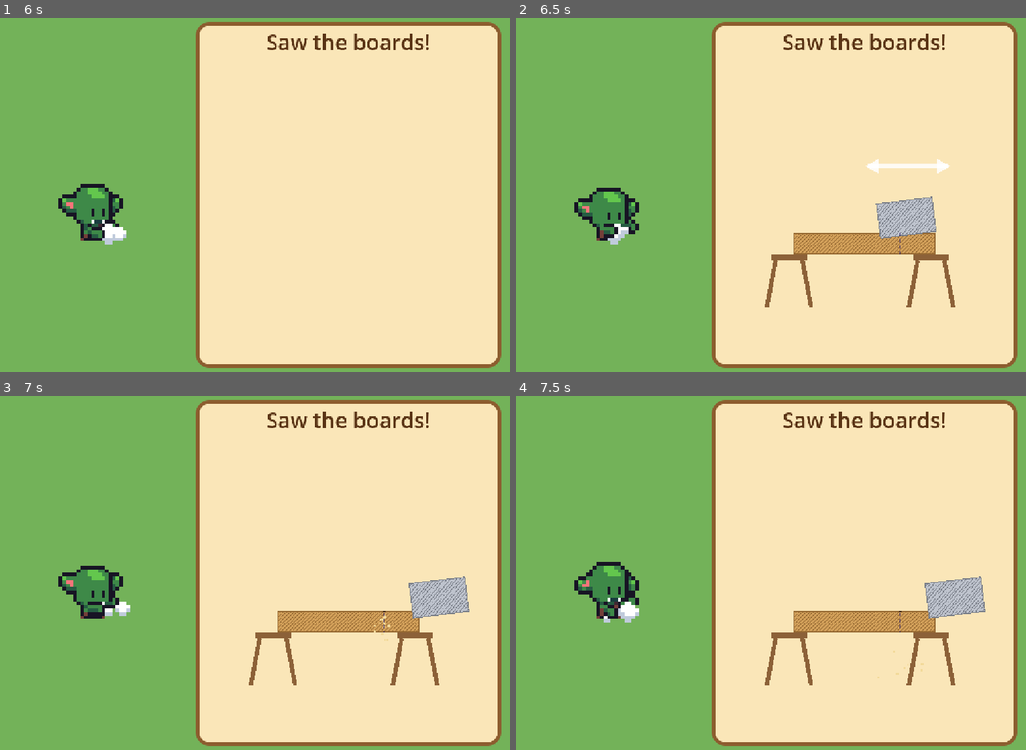
Above: before the commit, frames 1-4 (two rows, left to right).
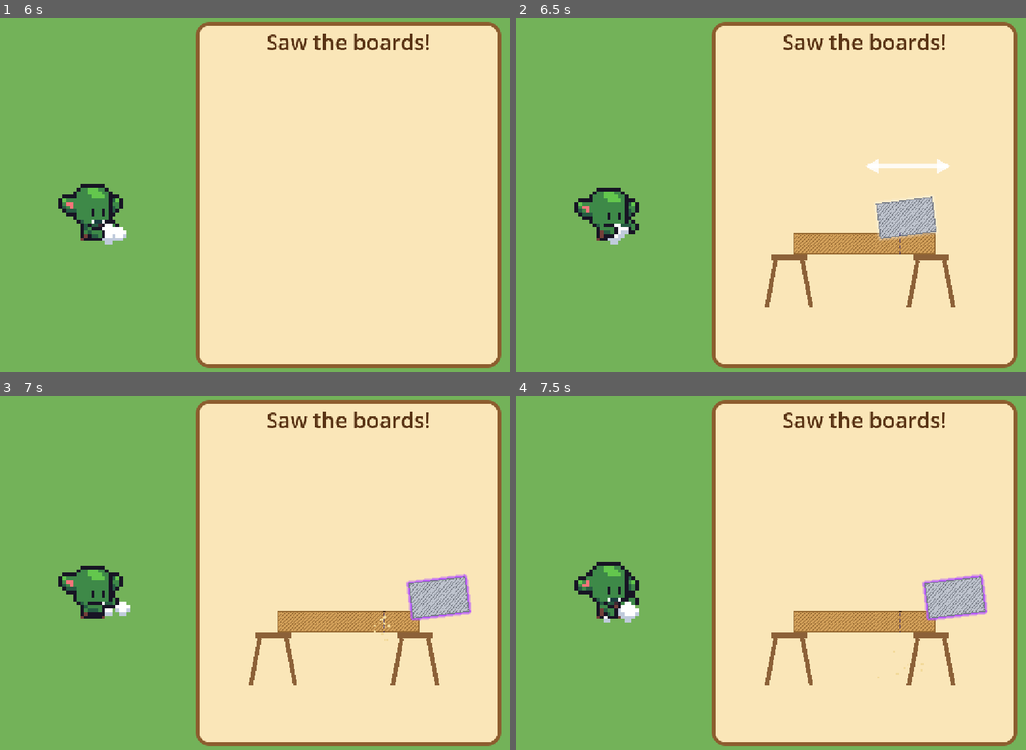
Above: after the commit, the same moments.

Repository: iscdnn/ipad-games
Game: Godot game, scene res://scenes/goblin_fixit/site.tscn
The game is run twice, just before and just after one commit, with the same random seed, the same clock (stepped at 60 frames per second) and the same inputs.
Inputs (mouse positions are in pixels of both pictures, inside the frame that each line leads up to):
- Up to frame 1 (6 s): move the mouse to (362, 177) at 0.52 s; click (362, 177) at 0.67 s; drag from (142, 212) to (224, 269) at 1.27 s; move the mouse to (300, 113) at 2.02 s; click (300, 113) at 2.17 s; drag from (224, 269) to (91, 141) at 2.77 s; move the mouse to (402, 248) at 3.52 s; click (402, 248) at 3.67 s; drag from (91, 141) to (168, 102) at 4.27 s; move the mouse to (275, 195) at 5.02 s; click (275, 195) at 5.17 s; drag from (168, 102) to (142, 212) at 5.77 s
- Up to frame 2 (6.5 s): no input
- Up to frame 3 (7 s): drag from (249, 573) to (300, 491) at 6.52 s
- Up to frame 4 (7.5 s): drag from (658, 590) to (740, 647) at 7.27 s

Frame 1 is identical in both runs. In frame 2, less than 0.1% of the frame differs, in the area x 70-83%, y 57-63%; in frame 3, 0.3%, in the area x 79-93%, y 50-64%; in frame 4, 0.3%.

Commit message:
Example outline glow on the saw
Outline glow shader (quad grown in vertex() so full-texture sprites have room)
and a Glow helper with OFF / IDLE / ACTIVE states that tween the uniforms.
Saw: faint white pulse when usable, purple while dragging, off between boards.

Co-Authored-By: Claude Opus 5.5 <noreply@anthropic.com>
Claude-Session: https://claude.ai/code/session_01B5mcxfJkcvHHXTBgvNKEz7

Diff:
--- /dev/null
+++ b/scripts/core/glow.gd
@@ -0,0 +1,51 @@
+class_name Glow
+## Outline glow for usable objects (any Sprite2D / CanvasItem with a full texture).
+##
+##   Glow.set_state(saw, Glow.IDLE)    faint white pulse: "you can use this"
+##   Glow.set_state(saw, Glow.ACTIVE)  bright purple: "you're holding it"
+##   Glow.set_state(saw, Glow.OFF)     no glow
+##
+## Each item gets its own ShaderMaterial on first use, so states don't leak
+## between items. Changes fade over `time` seconds.
+
+enum { OFF, IDLE, ACTIVE }
+
+const SHADER := preload("res://shaders/outline_glow.gdshader")
+
+## [color, strength, pulse_amount] per state. Tweak to taste.
+static var styles := {
+	OFF: [Color(1, 1, 1), 0.0, 0.0],
+	IDLE: [Color(1, 1, 1, 0.9), 0.45, 1.0],
+	ACTIVE: [Color(0.72, 0.35, 1.0), 1.0, 0.0],
+}
+## Glow reach in texture pixels.
+static var radius := 3.0
+
+
+static func set_state(item: CanvasItem, state: int, time := 0.15) -> void:
+	var mat := _material(item)
+	var style: Array = styles[state]
+	if item.has_meta(&"glow_tween"):
+		var old: Tween = item.get_meta(&"glow_tween")
+		if old and old.is_valid():
+			old.kill()
+	var tw := item.create_tween().set_parallel()
+	tw.tween_property(mat, "shader_parameter/glow_strength", style[1], time)
+	tw.tween_property(mat, "shader_parameter/pulse_amount", style[2], time)
+	# keep the old colour while fading out, so OFF doesn't flash white
+	if style[1] > 0.0:
+		tw.tween_property(mat, "shader_parameter/glow_color", style[0], time)
+	item.set_meta(&"glow_tween", tw)
+
+
+static func _material(item: CanvasItem) -> ShaderMaterial:
+	var mat := item.material as ShaderMaterial
+	if mat == null or mat.shader != SHADER:
+		mat = ShaderMaterial.new()
+		mat.shader = SHADER
+		mat.set_shader_parameter(&"radius", radius)
+		mat.set_shader_parameter(&"glow_strength", 0.0)
+		mat.set_shader_parameter(&"pulse_amount", 0.0)
+		mat.set_shader_parameter(&"glow_color", styles[IDLE][0])
+		item.material = mat
+	return mat
--- a/scripts/goblin_fixit/steps/saw_step.gd
+++ b/scripts/goblin_fixit/steps/saw_step.gd
@@ -77,6 +77,7 @@
 	_saw.offset = -saw_tooth_point
 	_saw.scale = Vector2.ONE * art_scale
 	add_child(_saw)
+	Glow.set_state(_saw, Glow.OFF, 0.0)
 
 	_new_board(false)
 
@@ -107,6 +108,7 @@
 		_keep.position = keep_pos
 		_offcut.position = off_pos
 	_busy = false
+	Glow.set_state(_saw, Glow.ACTIVE if _dragging else Glow.IDLE)
 
 
 func _update_visuals() -> void:
@@ -122,6 +124,8 @@
 	if event is InputEventMouseButton and event.button_index == MOUSE_BUTTON_LEFT:
 		_dragging = event.pressed
 		_last_x = event.position.x
+		if not _busy:
+			Glow.set_state(_saw, Glow.ACTIVE if _dragging else Glow.IDLE)
 		_stroke = 0.0
 	elif event is InputEventMouseMotion and _dragging and not _busy:
 		var dx: float = event.position.x - _last_x
@@ -156,6 +160,7 @@
 func _cut_done() -> void:
 	_busy = true
 	_dragging = false
+	Glow.set_state(_saw, Glow.OFF)
 	Sfx.play(&"cut_done")
 	var tw := create_tween().set_parallel()
 	tw.tween_property(_offcut, "position", _offcut.position + Vector2(80, 360), 0.7).set_trans(Tween.TRANS_QUAD).set_ease(Tween.EASE_IN)
--- /dev/null
+++ b/shaders/outline_glow.gdshader
@@ -0,0 +1,51 @@
+shader_type canvas_item;
+// Soft outline glow around a sprite's opaque pixels.
+// The quad is grown by `radius` texels in vertex() so the glow has room even
+// when the art fills its whole texture. Full-texture sprites only (no regions).
+
+uniform vec4 glow_color : source_color = vec4(1.0);
+uniform float glow_strength : hint_range(0.0, 1.0) = 0.0;
+// Glow reach in texture pixels.
+uniform float radius = 3.0;
+// 0 = steady, 1 = full breathing pulse.
+uniform float pulse_amount : hint_range(0.0, 1.0) = 0.0;
+uniform float pulse_speed = 3.0;
+
+varying vec4 v_modulate;
+
+void vertex() {
+	v_modulate = COLOR;
+	vec2 dir = UV * 2.0 - 1.0; // -1 / +1 at the quad corners
+	VERTEX += dir * radius;
+	UV += dir * radius * TEXTURE_PIXEL_SIZE;
+}
+
+float alpha_at(sampler2D tex, vec2 uv) {
+	if (uv.x < 0.0 || uv.y < 0.0 || uv.x > 1.0 || uv.y > 1.0) {
+		return 0.0;
+	}
+	return texture(tex, uv).a;
+}
+
+void fragment() {
+	bool inside = UV.x >= 0.0 && UV.y >= 0.0 && UV.x <= 1.0 && UV.y <= 1.0;
+	vec4 base = inside ? texture(TEXTURE, UV) : vec4(0.0);
+	float g = 0.0;
+	if (glow_strength > 0.0) {
+		int steps = int(ceil(radius));
+		for (int r = 1; r <= steps; r++) {
+			float fr = float(r);
+			float fall = 1.0 - (fr - 1.0) / max(radius, 1.0);
+			for (int i = 0; i < 16; i++) {
+				float ang = float(i) * 0.392699; // TAU / 16
+				vec2 o = vec2(cos(ang), sin(ang)) * fr * TEXTURE_PIXEL_SIZE;
+				g = max(g, alpha_at(TEXTURE, UV + o) * fall);
+			}
+		}
+	}
+	float pulse = mix(1.0, 0.55 + 0.45 * sin(TIME * pulse_speed), pulse_amount);
+	float ga = glow_color.a * g * glow_strength * pulse * (1.0 - base.a);
+	vec4 outc = vec4(base.rgb * base.a + glow_color.rgb * ga, base.a + ga);
+	outc.rgb /= max(outc.a, 0.0001);
+	COLOR = outc * v_modulate;
+}
Not shown, added: scripts/core/glow.gd.uid
Not shown, added: shaders/outline_glow.gdshader.uid
Not shown, changed: CLAUDE.md
